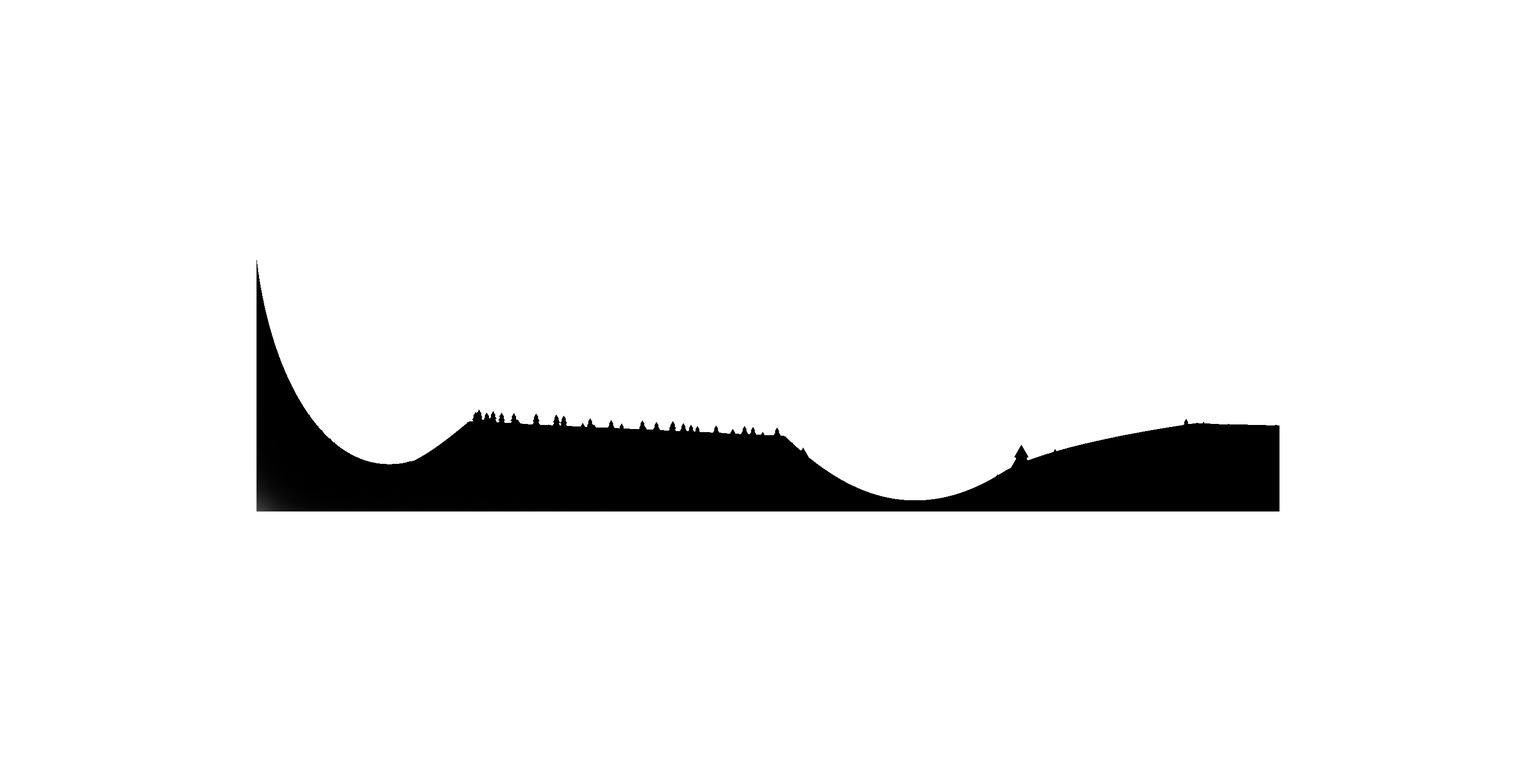
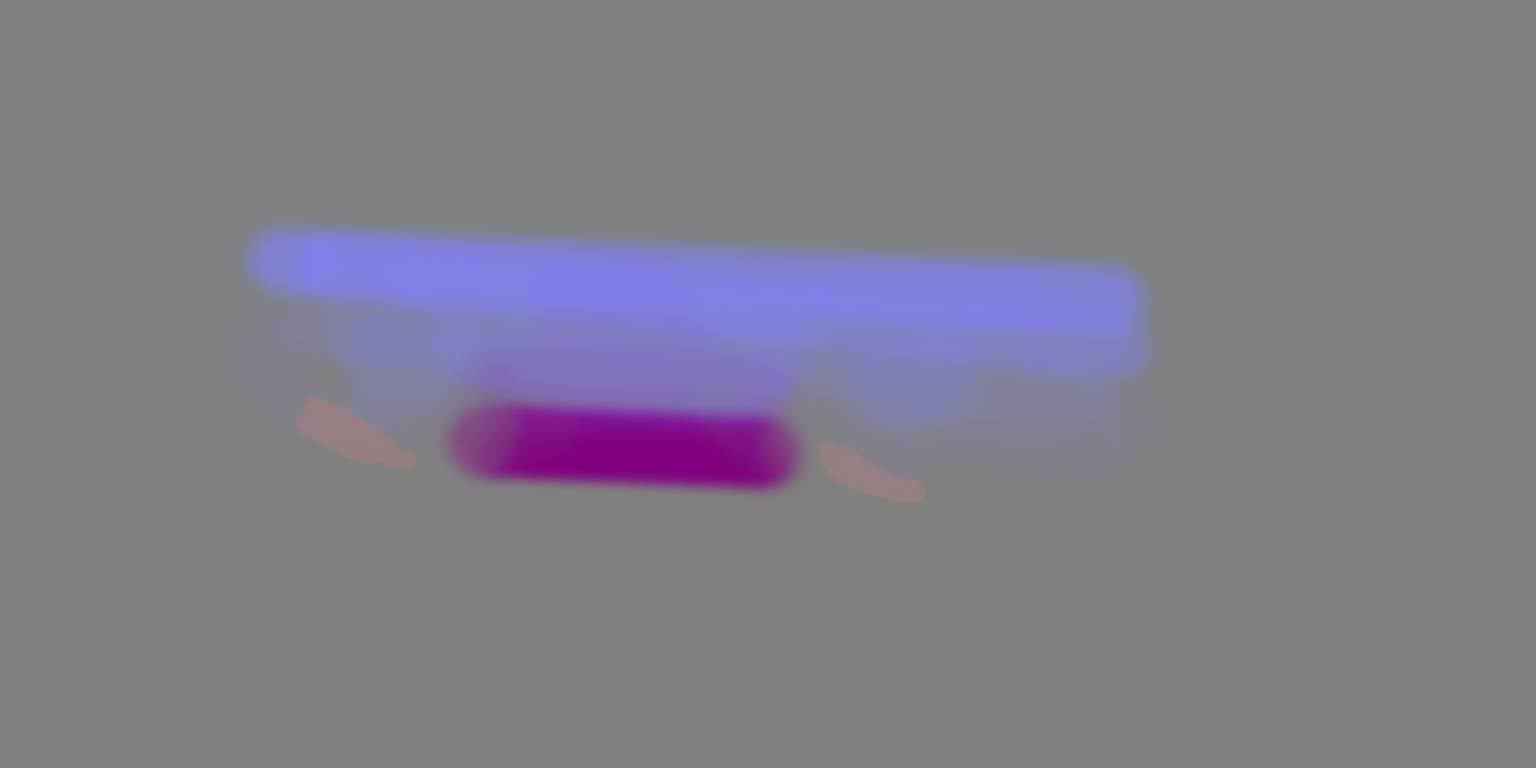
Before/after of a 1536x768 layered artwork. What changed in the layer stack:
added layer "camera.bmp" above "Layer #1" over [0, 0, 1536, 768]
added layer "Layer #1" above "art.bmp" over [151, 152, 1261, 668]
hid "Layer", painted on it over [256, 260, 1280, 512]
